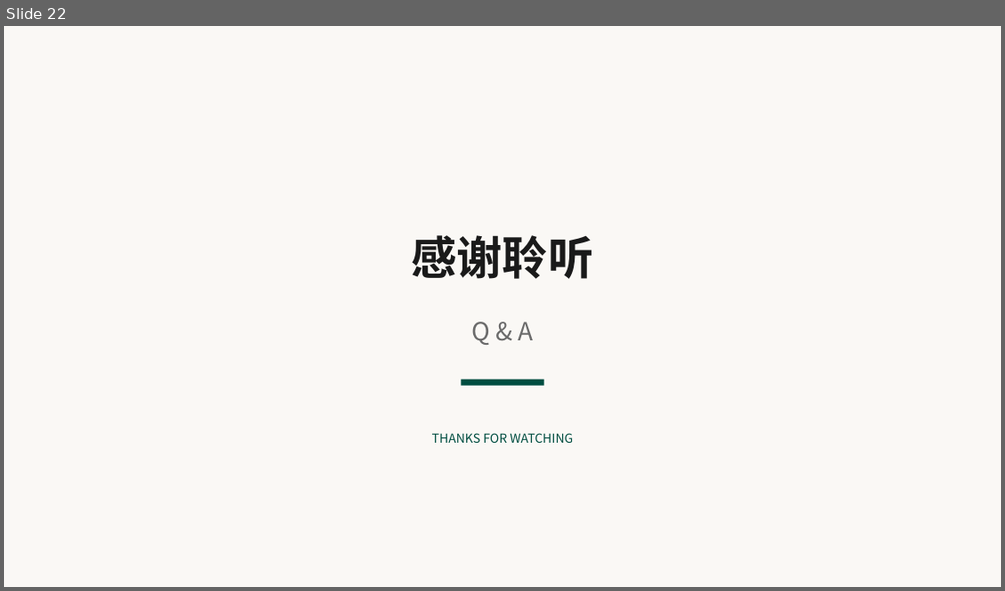
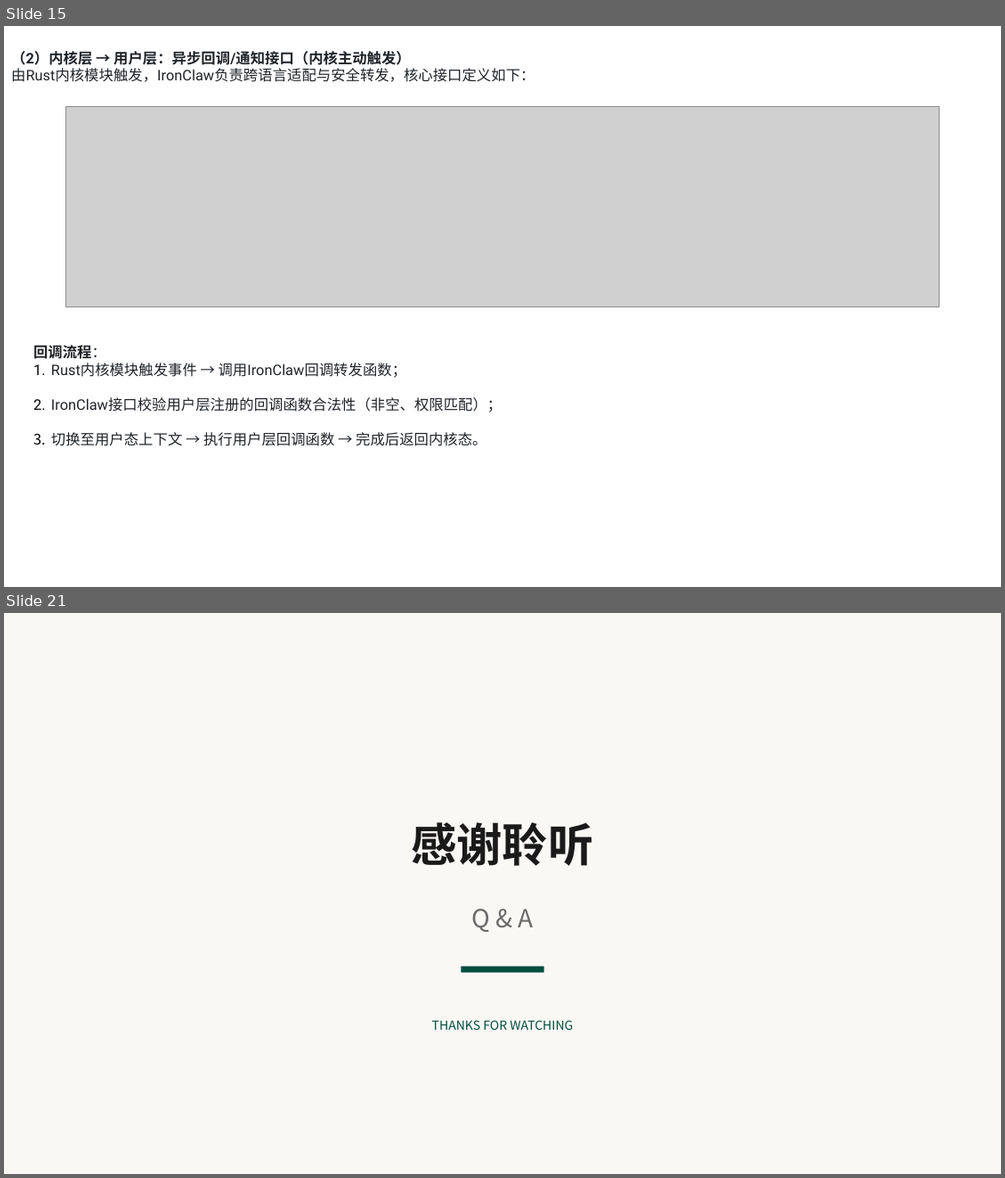
Before and after one commit to OSH-2026/Vexilon, a slide deck: docs/Vexilon项目汇报：基于Rust与IronClaw重构LiteOS-M内核.pptx. Shown one above the other, each under a label of ours: slide 22 before the commit, slides 15 and 21 after it; the slides between them are not shown. The pictures are 1005x591 and 1005x1178 pixels, drawn with LibreOffice and Linux fonts; fonts in the diff are those of the drawing; grey boxes stand for pictures. Boxes give left, top, right and bottom in pixels: in the first picture for what was removed or moved away, otherwise in the second. Text is boxed around its words. In the diff, an @@ line names an element or a change of style, - is before the commit and + after.

```diff
--- a/docs/Vexilon项目汇报：基于Rust与IronClaw重构LiteOS-M内核.pptx
+++ b/docs/Vexilon项目汇报：基于Rust与IronClaw重构LiteOS-M内核.pptx
@@ slide 15 added at [4, 26, 1001, 587], background #FFFFFF @@
@@ text added at [11, 51, 534, 82], 14 pt, text #1F2328 @@
+（2）内核层 → 用户层：异步回调/通知接口（内核主动触发）
+由Rust内核模块触发，IronClaw负责跨语言适配与安全转发，核心接口定义如下：
@@ picture added at [65, 107, 938, 306] @@
@@ text added at [33, 345, 502, 446], 14 pt, text #1F2328 @@
+回调流程：
+1. Rust内核模块触发事件 → 调用IronClaw回调转发函数；
+2. IronClaw接口校验用户层注册的回调函数合法性（非空、权限匹配）；
+3. 切换至用户态上下文 → 执行用户层回调函数 → 完成后返回内核态。
@@ what was slide 22 is now slide 21 @@
```
Also in this commit, not shown: 8 slides changed, 9 other slides added, 11 slides removed.
